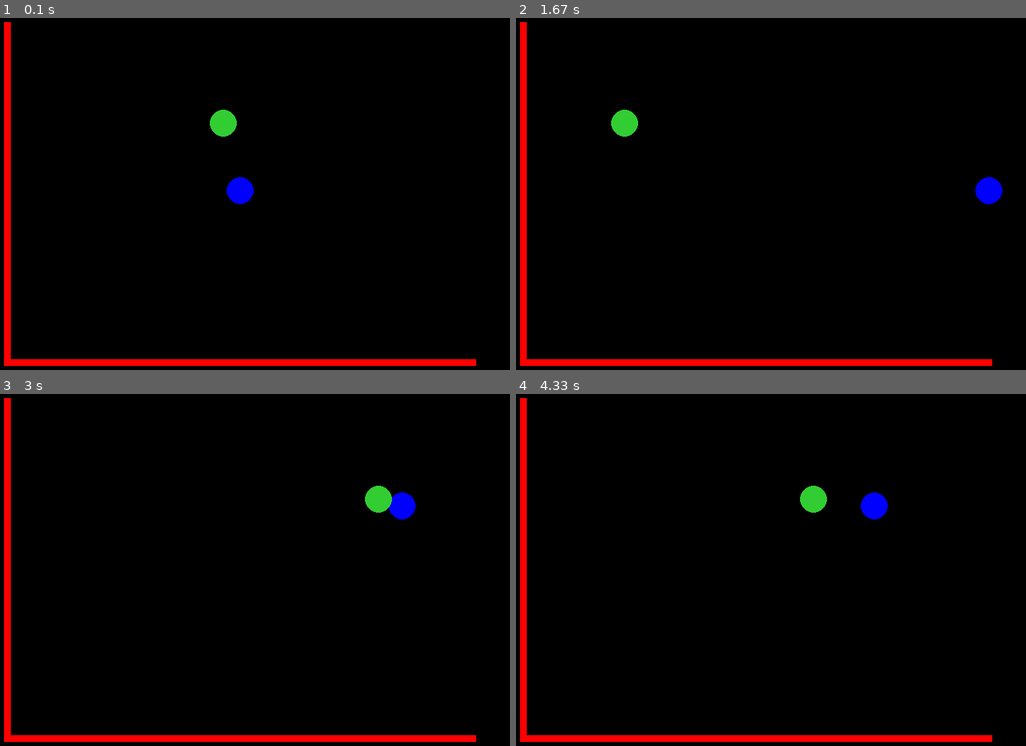
Above: before the commit, frames 1-4 (two rows, left to right).
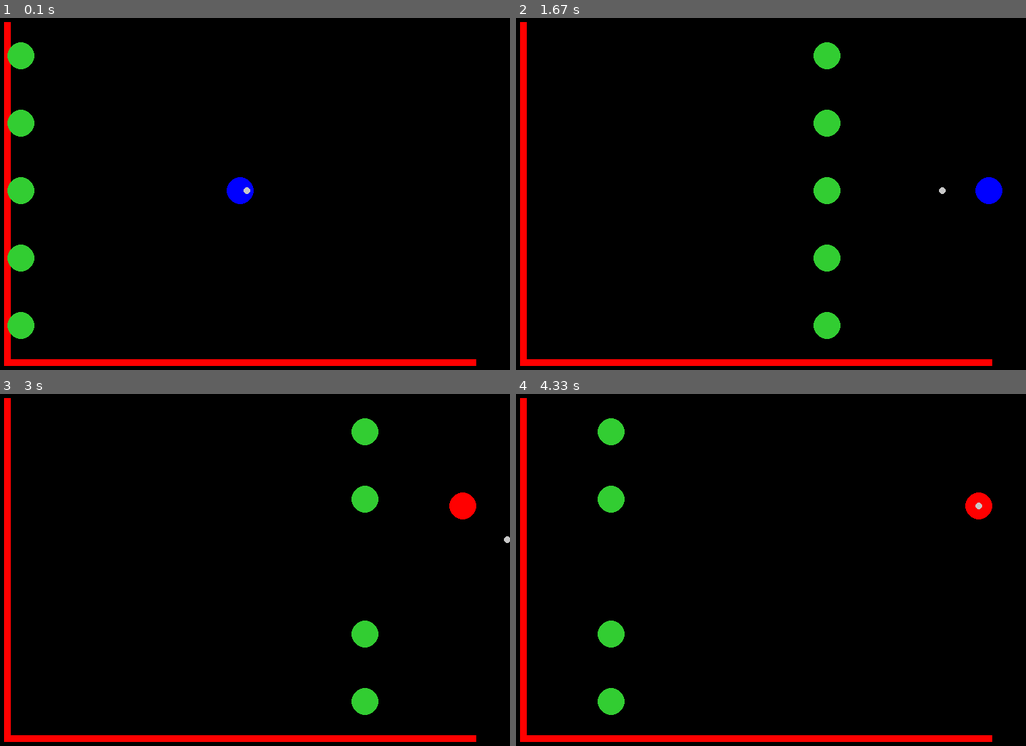
Above: after the commit, the same moments.

Repository: zhoubw/hackers-and-slashers
Game: pygame game, started from new_demo.py
Two runs of this game, one before a commit and one after it. Both use one fixed random seed, a clock stepped at 60 frames per second and the inputs below. The source is Python 2; it was converted automatically to run under Python 3.
Inputs:
- Up to frame 1 (0.1 s): no input
- Up to frame 2 (1.67 s): hold Space 0.33-0.8 s; hold Right 0.33-0.8 s; hold Space 0.83-1.3 s; hold Right 0.83-1.3 s; hold Right from 1.33 s (still down)
- Up to frame 3 (3 s): release Right at 1.8 s; hold Up 1.83-2.13 s; hold Right 2.17-2.63 s; hold Left from 2.67 s (still down)
- Up to frame 4 (4.33 s): release Left at 3.2 s; tap Space at 3.57 s

The runs differ from the first frame. In frame 1, 1.9% of the frame differs, in the area x 1-50%, y 6-92%; in frame 2, 1.9%; in frame 3, 2.0%; in frame 4, 2.2%, in the area x 16-94%, y 6-92%.

Commit message:
Sync with ethan 1
I have been doing work in vonsBranch, in pygame_demo_von.py. All I did
was copypaste my code fome pygame_demo_von.py to new_demo.py. Now I will
try to sync this with new_demo.py on ethan's branch

Diff:
--- a/new_demo.py
+++ b/new_demo.py
@@ -1,6 +1,7 @@
 import pygame
+import random
 from pygame.locals import *
-from functions import *
+from functions_von import *
 
 window_x = 800
 window_y = 600
@@ -36,40 +37,103 @@
         self.pos = [400,300]
         self.radius = 20
         self.speed = 5
+        self.direction = 2
+        # direction, 1=up, 2=right, 3=down, 4=left
+
+        self.health = 100
+        self.color = [0,0,255]
+
     #def __call__(self):
     #    pass
     def movement(self):
         KeyList = pygame.key.get_pressed()
-        if KeyList[K_UP]:
+        if KeyList[K_UP] and self.health > 0:
             self.pos[1] -= self.speed
-        if KeyList[K_DOWN]:
+            self.direction = 3
+        if KeyList[K_DOWN] and self.health > 0:
             self.pos[1] += self.speed
-        if KeyList[K_LEFT]:
+            self.direction = 1
+        if KeyList[K_LEFT] and self.health > 0:
             self.pos[0] -= self.speed
-        if KeyList[K_RIGHT]:
+            self.direction = 4
+        if KeyList[K_RIGHT] and self.health > 0:
             self.pos[0] += self.speed
-        pygame.draw.circle(window,(0,0,255),self.pos,self.radius)
+            self.direction = 2
+        pygame.draw.circle(window,(self.color),self.pos,self.radius)
 
-#direction: 1 v = left, 2 = right
-direction = 1
+# projdir (projectile-direction)
+# projdir, 1=up, 2=right, 3=down, 4=left
+# projmode (projectile-mode)
+# projmode 1=shot, outside of player, 2=in player (being held onto)
+
+class Projectiles:
+    def __init__(self):
+        self.pos = [400,300]
+        self.radius = 5
+        self.speed = 2
+        self.projdir = 2
+        self.projmode = 1
+        self.timer = 0
+        self.limit = 30
+    def movement(self):
+        KeyList = pygame.key.get_pressed()
+        self.direction = player.direction
+        self.timer += 1
+        if KeyList[K_SPACE] and self.projmode == 1 and self.timer > self.limit:
+            self.pos = player.pos
+            self.speed = 0
+            self.projmode = 2
+            self.timer = 0
+        elif KeyList[K_SPACE] and self.projmode == 2 and self.timer > self.limit:
+            self.pos = [player.pos[0], player.pos[1]]
+            self.speed = 2
+            self.projmode = 1
+            self.timer = 0
+
+        if self.direction == 1:
+            self.pos[1] += self.speed
+        if self.direction == 2:
+           self.pos[0] += self.speed
+        if self.direction == 3:
+            self.pos[1] -= self.speed
+        if self.direction == 4:
+           self.pos[0] -= self.speed
+
+        pygame.draw.circle(window,(200,200,200),self.pos,self.radius)
+
+
+
 class Enemys:
-    def __init__(self):
-        self.pos = [400,200]
+    def __init__(self, position):
+        self.pos = position
         self.radius = 20
         self.speed = 5
+        self.direction = 1
+        self.health = 40
     def movement(self):
         #direction: 1 = left, 2 = right
-        if direction == 1:
+        if self.direction == 1:
             self.pos[0] -= self.speed
-        if direction == 2:
-           self.pos[0] += self.speed
+        if self.direction == 2:
+            self.pos[0] += self.speed
         pygame.draw.circle(window,(50,205,50),self.pos,self.radius)
+
+        if self.pos[0] < 60:
+            self.direction = 2
+        if self.pos[0] > 740:
+            self.direction = 1
 
 
 
 wall = wall()
 player = Player()
-enemy = Enemys()
+projectile = Projectiles()
+
+
+numEnemys = 5 # total number of enemies
+badguyArray = []
+for index in xrange(numEnemys):
+    badguyArray.append(Enemys([(100), (index * 100 + 100)]))
 
 while running:
     for event in pygame.event.get():
@@ -86,21 +150,38 @@
         player.pos[1] = 70
     if player.pos[1] > 540:
         player.pos[1] = 530
+    for i in badguyArray:
+        if abs(player.pos[0] - i.pos[0]) <= 20 and abs(player.pos[1] - i.pos[1]) <= 20:
+            player.health -= 10
+    if player.health <= 0:
+        player.color = (255,0,0)
+        #print("you died!!")
 
-    if enemy.pos[0] < 60:
-        direction = 2
-    if enemy.pos[0] > 740:
-        direction = 1
+    for eachEnemy in badguyArray:
+        if abs(projectile.pos[0] - eachEnemy.pos[0]) <= 40 and abs(projectile.pos[1] - eachEnemy.pos[1]) <= 40:
+            eachEnemy.health -= 20
+    for eachEnemy in badguyArray:
+        if eachEnemy.health <= 0:
+            print(len(badguyArray))
+            badguyArray.remove(eachEnemy)
+            print(len(badguyArray))
+            #print("Badguy #" + str(eachEnemy) + "is down!!")
+
+
+
 
     window.fill((0,0,0))
 
     wall.draw()
     player.movement()
-    enemy.movement()
+    projectile.movement()
+
+    for eachEnemy in badguyArray:
+        eachEnemy.movement()
 
     clock.tick(FPS)
     frames += 1
-    print frames
+    #print frames
     #pygame.display.flip()
     pygame.display.update()
-pygame.exit()
+pygame.quit()
